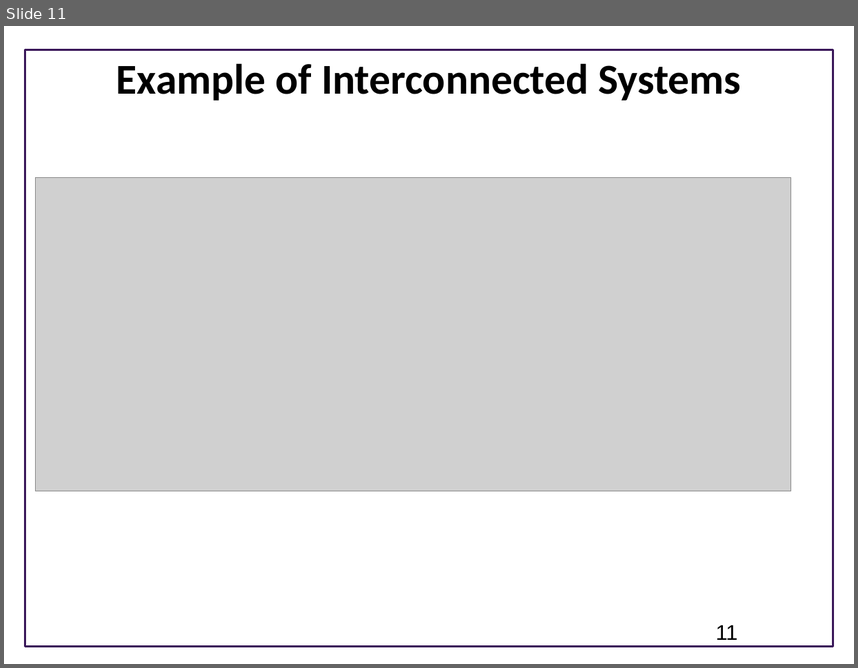
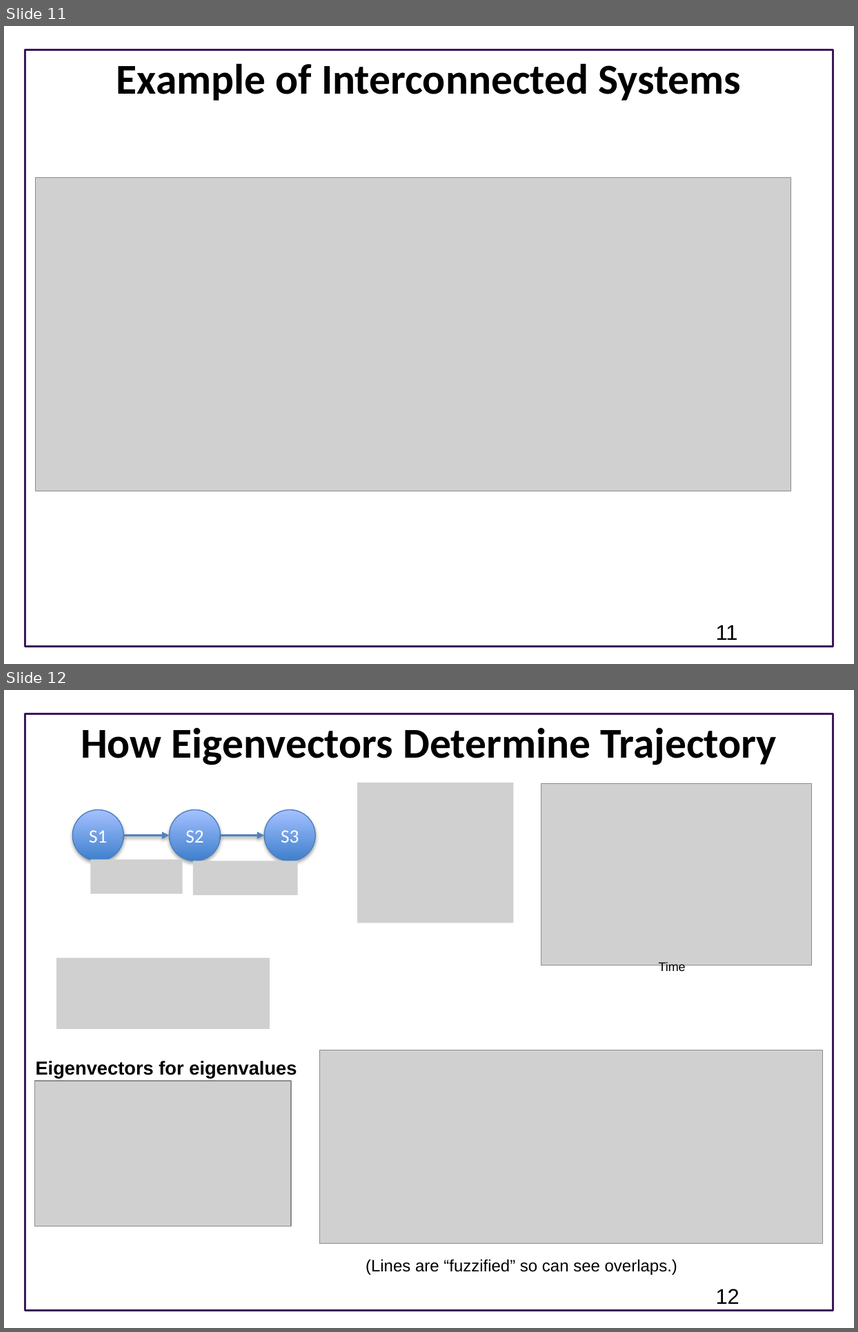
Before and after one commit to joseph-hellerstein/advanced-controls-lectures, a slide deck: Lecture_5-Dynamical-Systems/Dynamical-Systems.pptx. Shown one above the other, each under a label of ours: slide 11 before the commit, slides 11 and 12 after it. The pictures are 858x668 and 858x1332 pixels, drawn with LibreOffice and Linux fonts; fonts in the diff are those of the drawing; grey boxes stand for pictures; background and template pictures are left out. Boxes give left, top, right and bottom in pixels: in the first picture for what was removed or moved away, otherwise in the second. Text is boxed around its words. In the diff, an @@ line names an element or a change of style, - is before the commit and + after.

```diff
--- a/Lecture_5-Dynamical-Systems/Dynamical-Systems.pptx
+++ b/Lecture_5-Dynamical-Systems/Dynamical-Systems.pptx
@@ slide 12 added at [4, 690, 854, 1328], background #FFFFFF; not listed: 1 template element that a slide beside it also shows @@
@@ title added at [81, 727, 777, 765], 36 pt, text #000000, bold @@
+How Eigenvectors Determine Trajectory
@@ picture added at [358, 782, 514, 923] @@
@@ picture added at [542, 784, 811, 965] @@
@@ ellipse added at [73, 810, 124, 861], fill gradient #3F80CE to #A4C4FF, outline #4B7EBC 0.75 pt, 16 pt, text #FFFFFF @@
+S1
@@ ellipse added at [169, 810, 220, 861], fill gradient #3F80CE to #A4C4FF, outline #4B7EBC 0.75 pt, 16 pt, text #FFFFFF @@
+S2
@@ ellipse added at [264, 810, 315, 861], fill gradient #3F80CE to #A4C4FF, outline #4B7EBC 0.75 pt, 16 pt, text #FFFFFF @@
+S3
@@ arrow added from (124, 836) to (169, 836), #4F81BD 2 pt @@
@@ arrow added from (221, 836) to (264, 836), #4F81BD 2 pt @@
@@ picture added at [91, 859, 183, 893] @@
@@ picture added at [193, 861, 297, 895] @@
@@ picture added at [56, 958, 270, 1029] @@
@@ text added at [659, 962, 686, 971], 10.5 pt, text #000000 @@
+Time
@@ text added at [36, 1061, 297, 1078], 16 pt, text #000000, bold @@
+Eigenvectors for eigenvalues
@@ picture added at [319, 1049, 822, 1243] @@
@@ picture added at [34, 1080, 290, 1225] @@
@@ text added at [366, 1259, 677, 1274], 14 pt, text #000000 @@
+(Lines are “fuzzified” so can see overlaps.)
@@ page number added at [716, 1288, 740, 1303], 18 pt, text #000000 @@
+12
```
Also in this commit, not shown: 2 slides changed.
